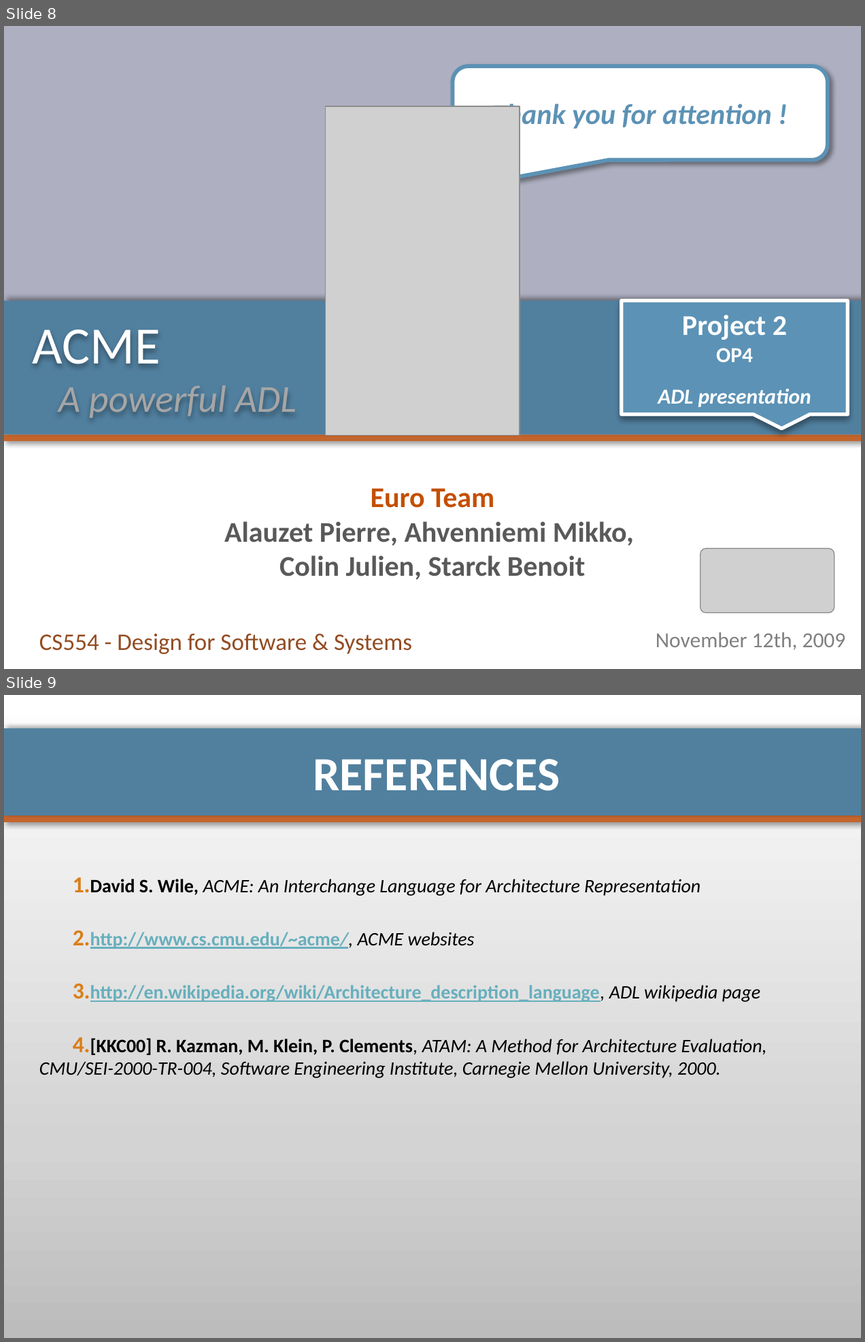
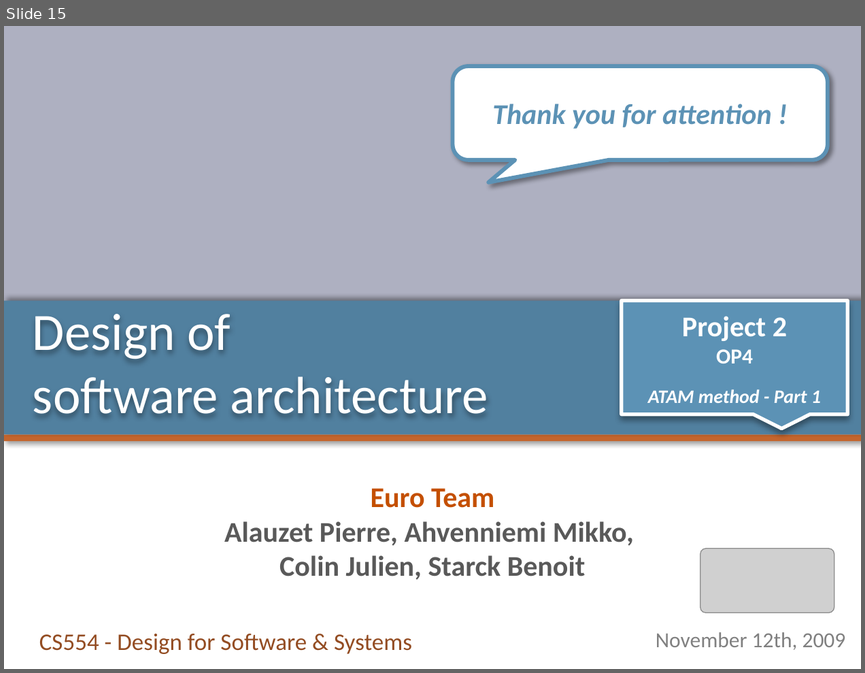
Before and after one commit to pierrealauzet/euroteam, a slide deck: Project 2/Part1/CS554_EuroTeam_Project2_OP4.pptx. Shown one above the other, each under a label of ours: slides 8 and 9 before the commit, slide 15 after it. The pictures are 865x1342 and 865x673 pixels, drawn with LibreOffice and Linux fonts; fonts in the diff are those of the drawing; grey boxes stand for pictures. Boxes give left, top, right and bottom in pixels: in the first picture for what was removed or moved away, otherwise in the second. Text is boxed around its words. In the diff, an @@ line names an element or a change of style, - is before the commit and + after.

```diff
--- a/Project 2/Part1/CS554_EuroTeam_Project2_OP4.pptx
+++ b/Project 2/Part1/CS554_EuroTeam_Project2_OP4.pptx
@@ slide 9 removed at [4, 695, 861, 1338], background gradient #BDBDBD to #D3D3D3 to #FFFFFF @@
@@ rectangle removed at [4, 728, 861, 816] @@
@@ title removed at [313, 759, 560, 791] @@
-REFERENCES
@@ rectangle removed at [4, 816, 861, 823] @@
@@ text removed at [39, 879, 767, 1078] @@
-1. David S. Wile, ACME: An Interchange Language for Architecture Representation
-2. http://www.cs.cmu.edu/~acme/, ACME websites
-3. http://en.wikipedia.org/wiki/Architecture_description_language, ADL wikipedia page
-4. [KKC00] R. Kazman, M. Klein, P. Clements, ATAM: A Method for Architecture Evaluation, CMU/SEI-2000-TR-004, Software Engineering Institute, Carnegie Mellon University, 2000.
@@ what was slide 8 is now slide 15 @@
@@ slide 15 changed as well @@
@@ picture removed at [325, 106, 520, 435] @@
@@ title at [33, 314, 488, 414]: text changed; size 32 to 44 pt; text colour #A6A6A6 to #FFFFFF; italic off @@
-ACME
-A powerful ADL
+Design of
+software architecture
@@ text in speech box at [648, 389, 821, 403]: text changed; size 18 to 16 pt @@
-ADL presentation
+ATAM method - Part 1
```
Also in this commit, not shown: 7 other slides changed, 7 slides added, 1 other file.
